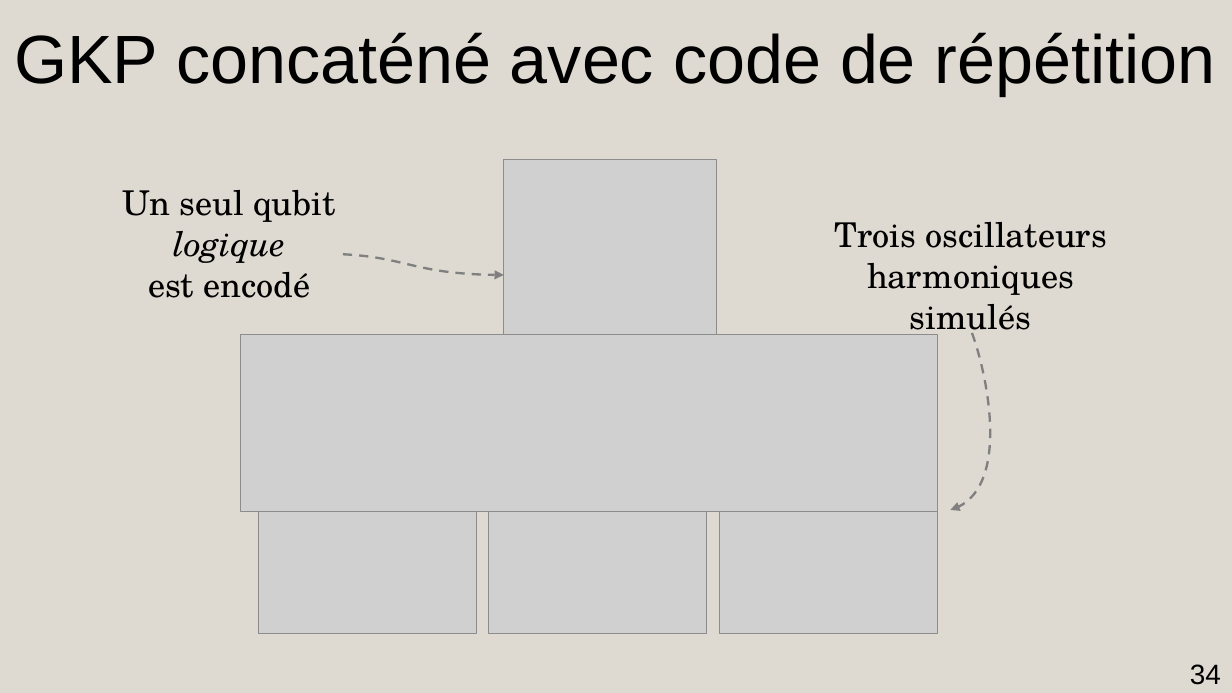
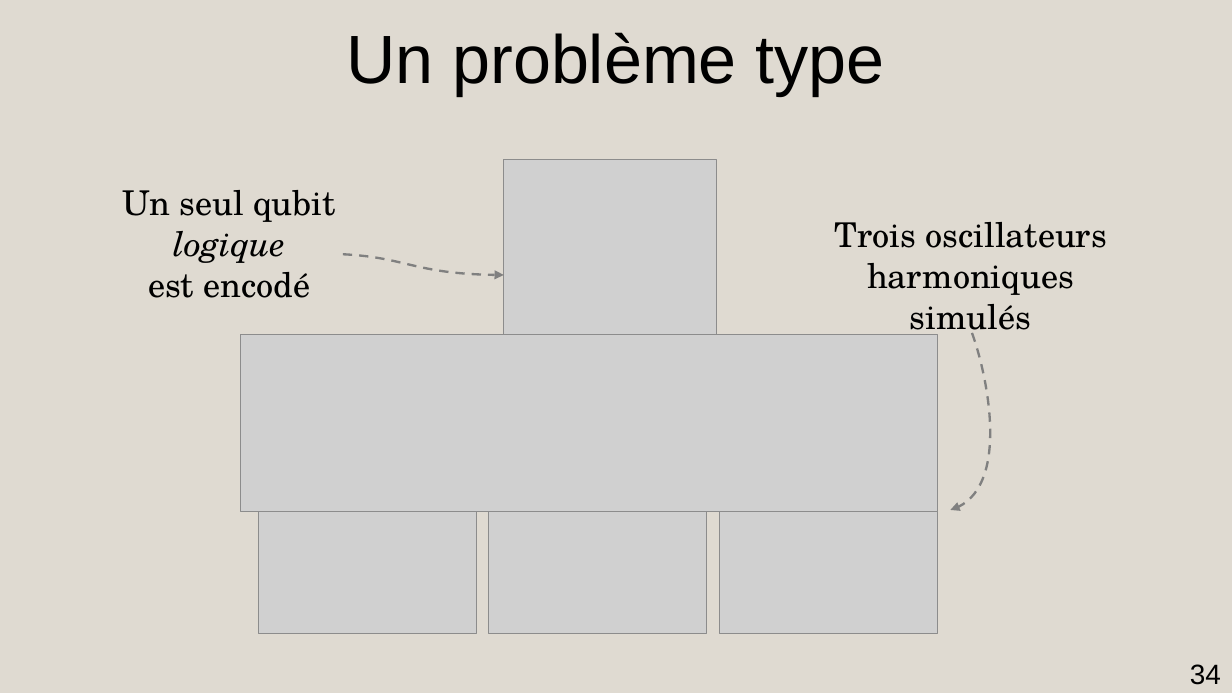
Before and after one commit to AmdaU/presentations, a slide deck: slide 34 of Seminaire/Seminaire.odp. Drawn at 1232x693 pixels with LibreOffice and Linux fonts; fonts in the diff are those of the drawing; grey boxes stand for pictures. Boxes give left, top, right and bottom in pixels: in the first picture for what was removed or moved away, otherwise in the second. Text is boxed around its words. In the diff, an @@ line names an element or a change of style, - is before the commit and + after.

```diff
--- a/Seminaire/Seminaire.odp
+++ b/Seminaire/Seminaire.odp
@@ title at [346, 32, 885, 95]: text changed @@
-GKP concaténé avec code de répétition
+Un problème type
```
Also in this commit, not shown: 1 other slide changed, 1 other file.
